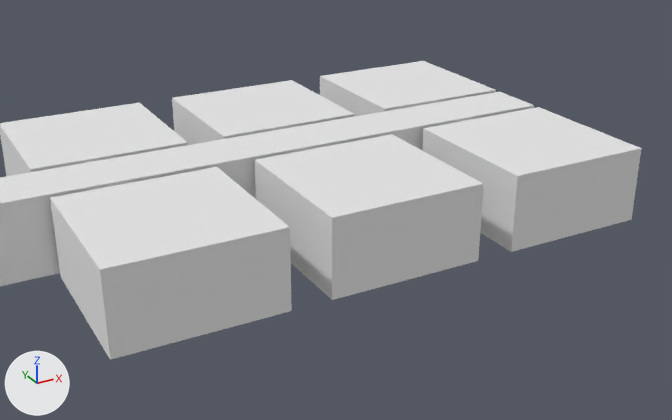
Renders of the Blender file DyNaDeMo/assets/Textures/BedroomRoute.blend from each side of a commit.
The view is the same before and after, from a 50 mm camera at (-5.33, -8.96, 5.06) aimed at (0.15, 1.0, 0.08). Lighting does not change. The marker at lower left points along +X, +Y and +Z.

The scene before the commit, as lines of its bpy script (objects in view):
```python
me_room1 = bpy.data.meshes.new('Room1')
me_room1.from_pydata(...)  # 14 vertices, 8 faces; spans x -1.0..1.0, y -1.0..1.0, z 0.0..1.0
me_room1.materials.append(mat_room)  # white #e5e5e5
# before: 0 (-1.0, -1.0, 0.0) at pixel (332, 300), 2 (-1.0, 1.0, 0.0), 3 (-1.0, -1.0, 1.0) at pixel (332, 217), 4 (-1.0, 1.0, 1.0) at pixel (254, 159), 7 (0.0, 1.0, 1.0) at pixel (325, 146)
# before: 8 (-0.5, 1.0, 1.0) at pixel (290, 152), 11 (1.0, -1.0, 0.0) at pixel (478, 260), 12 (1.0, -1.0, 1.0) at pixel (483, 183), 13 (1.0, 1.0, 1.0) at pixel (392, 134)
me_room3 = bpy.data.meshes.new('Room3')
me_room3.from_pydata(...)  # 14 vertices, 8 faces; spans x -1.0..1.0, y 2.0..4.0, z 0.0..1.0
me_room3.materials.append(mat_room)  # white #e5e5e5
me_room6 = bpy.data.meshes.new('Room6')
me_room6.from_pydata(...)  # 14 vertices, 8 faces; spans x -1.0..1.0, y -1.0..1.0, z 0.0..1.0
me_room6.materials.append(mat_room)  # white #e5e5e5
ob_room1 = bpy.data.objects.new('Room1', me_room1)
ob_room1.location = (0.0, 0.0, 0.0)
ob_room3 = bpy.data.objects.new('Room3', me_room3)
ob_room3.location = (2.5, 0.0, 0.0)
ob_room6 = bpy.data.objects.new('Room6', me_room6)
ob_room6.location = (-2.5, 0.0, 0.0)
# also in view: 'Corridor' at (-1.25, 1.5, 0.5); 'Room2' at (2.5, 0.0, 0.5); 'Room5' at (-2.5, 3.0, 0.5); 'Room4' at (0.0, 3.0, 0.5)
```
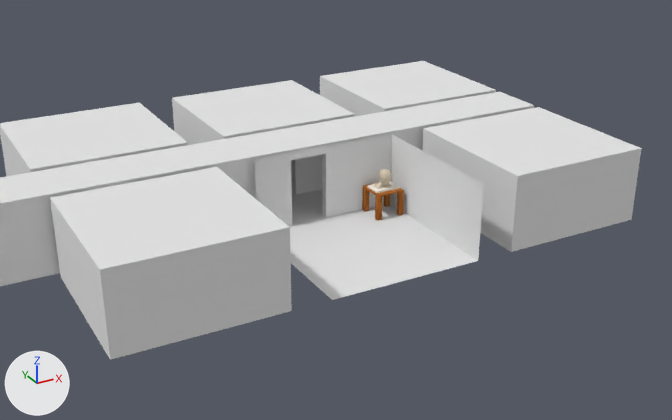
The edits, one by one:
me_room1 has 14 vertices, 8 faces and spans x -1.0..1.0, y -1.0..1.0, z 0.0..1.0.
me_room1 is used by ob_room1; location (0.0, 0.0, 0.0).
Verts and faces of me_room1; kept vertices keep their numbers, new ones are numbered from 14.
Part 1, on me_room1:
Faces deleted: (0, 2, 4, 3), (0, 3, 12, 11), (3, 4, 8, 7, 13, 12).
New loose edges: (0, 3), (3, 4), (3, 12).

Boxes [x1, y1, x2, y2] around the edits, measured in the pictures (672 x 420 px; the box of a moved part takes in the faces that stretch with it):
part 1 of me_room1, moved or reshaped (not visible afterwards): before [255, 134, 484, 300]
